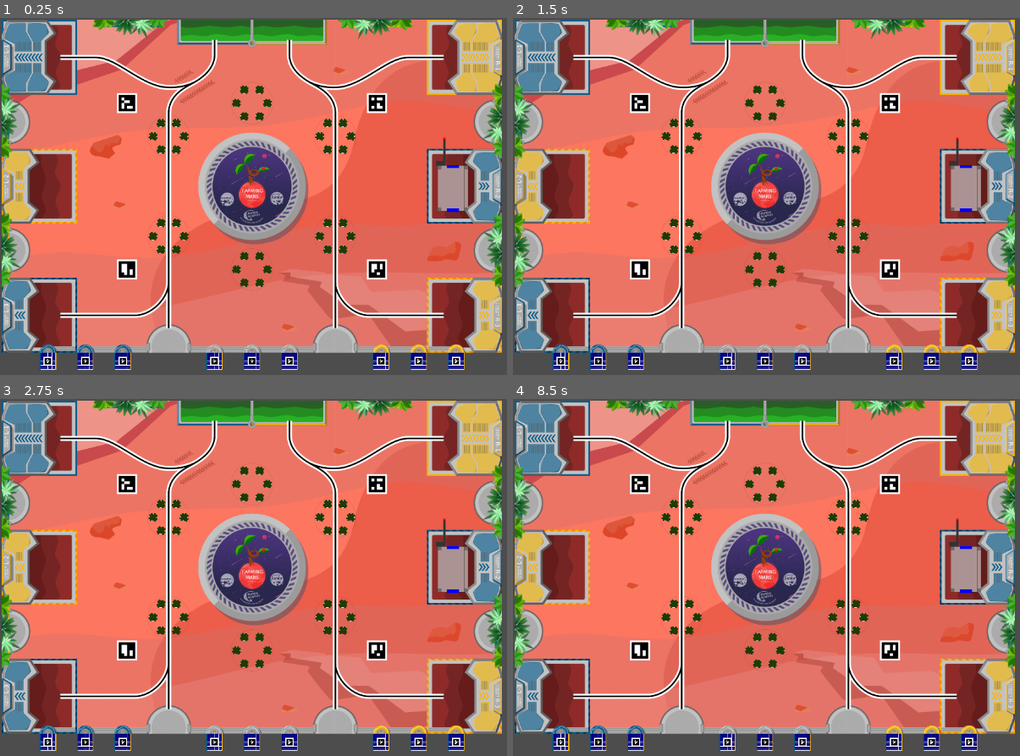
Above: before the commit, frames 1-4 (two rows, left to right).
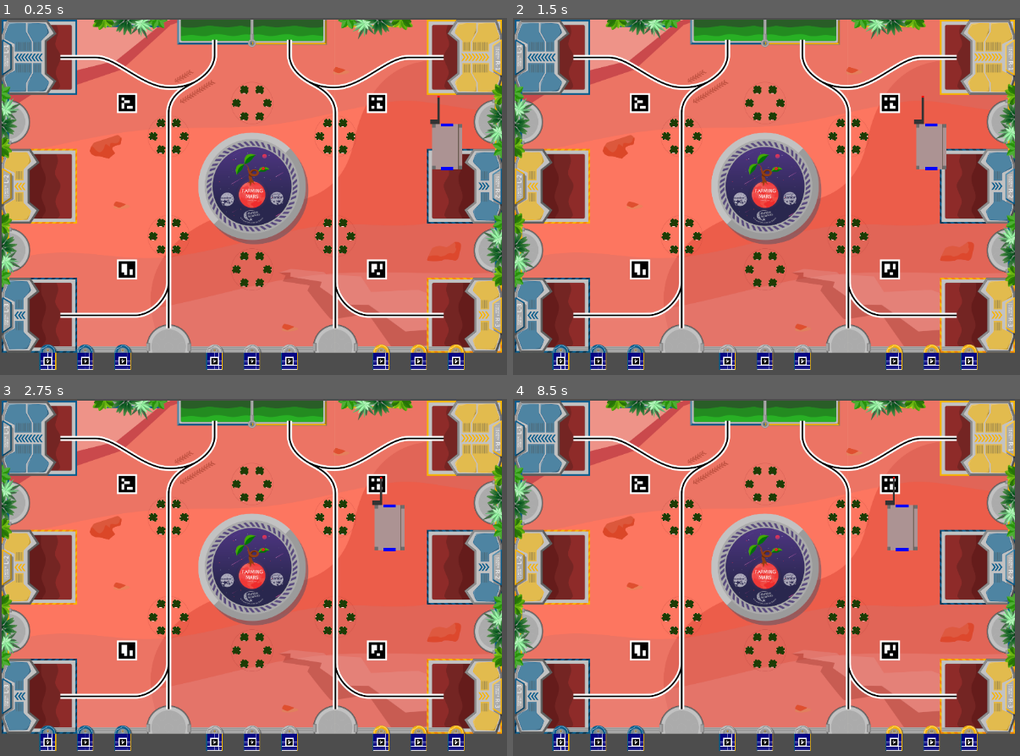
Above: after the commit, the same moments.

Repository: eirbot/eirbot-2024-1A
Game: Godot game, scene res://table.tscn
The game is run twice, just before and just after one commit, with the same random seed, the same clock (stepped at 60 frames per second) and the same inputs.
Inputs:
- Up to frame 1 (0.25 s): no input
- Up to frame 2 (1.5 s): no input
- Up to frame 3 (2.75 s): no input
- Up to frame 4 (8.5 s): tap Enter at 4.25, 5.75, 7.25 s; tap Space at 5, 6.5, 8 s

The runs differ from the first frame. In frame 1, 1.5% of the frame differs, in the area x 84-93%, y 21-55%; in frame 2, 1.7%, in the area x 78-93%, y 21-55%; in frame 3, 1.7%; in frame 4, 1.7%.

Commit message:
🚧 🚒 non functional simulator

Diff:
--- a/simulator/Constants.gd
+++ b/simulator/Constants.gd
@@ -22,4 +22,4 @@
 	];
 
 @export var ROBOT_SHAPE = Vector2(306, 192.5); # robot 2D body without the arm
-@export var INITIAL_POSITION_BLUE_TEAM = Vector2i(3000-300, 1000);
+@export var INITIAL_POSITION_BLUE_TEAM = Vector2i(3000-300, 750);
--- /dev/null
+++ b/simulator/plant/RigidBody2D.gd
@@ -0,0 +1,12 @@
+extends RigidBody2D
+
+const null_vec = Vector2i(0, 0);
+
+# Called when the node enters the scene tree for the first time.
+func _ready():
+	pass # Replace with function body.
+
+
+# Called every frame. 'delta' is the elapsed time since the previous frame.
+func _process(delta):
+	move_and_collide(null_vec);
--- a/simulator/plant/plant.tscn
+++ b/simulator/plant/plant.tscn
@@ -1,6 +1,7 @@
-[gd_scene load_steps=3 format=3 uid="uid://bfvakr3jug1mi"]
+[gd_scene load_steps=4 format=3 uid="uid://bfvakr3jug1mi"]
 
 [ext_resource type="Texture2D" uid="uid://dakfxyx0gjy28" path="res://plant/plants.png" id="1_vw0i1"]
+[ext_resource type="Script" path="res://plant/RigidBody2D.gd" id="2_ihkhs"]
 
 [sub_resource type="CircleShape2D" id="CircleShape2D_fh0bv"]
 radius = 60.0083
@@ -10,6 +11,7 @@
 vframes = 2
 
 [node name="RigidBody2D" type="RigidBody2D" parent="."]
+script = ExtResource("2_ihkhs")
 
 [node name="CollisionShape2D" type="CollisionShape2D" parent="RigidBody2D"]
 shape = SubResource("CircleShape2D_fh0bv")
--- a/simulator/project.godot
+++ b/simulator/project.godot
@@ -13,7 +13,7 @@
 config/name="Enseirb"
 run/main_scene="res://table.tscn"
 config/features=PackedStringArray("4.2", "GL Compatibility")
-config/icon="res://icon.svg"
+config/icon="res://logo.jpg"
 
 [dotnet]
 
--- a/simulator/robot/robot.gd
+++ b/simulator/robot/robot.gd
@@ -1,7 +1,8 @@
-extends CharacterBody2D
+extends Node2D
 
-@onready var armSprite: Sprite2D = $Arm;
-@onready var armCollider: CollisionShape2D = $ArmCollision;
+@onready var armSprite: Sprite2D = $CharacterBody2D/Arm;
+@onready var armCollider: CollisionShape2D = $CharacterBody2D/ArmCollision;
+@export var speed = Vector2(0,0);
 
 const SPEED = 300.0
 const JUMP_VELOCITY = -400.0
@@ -15,4 +16,4 @@
 	armCollider.disabled = false;
 
 func _physics_process(delta):
-	pass
+	$CharacterBody2D.move_and_collide(speed);
--- a/simulator/table.tscn
+++ b/simulator/table.tscn
@@ -27,4 +27,5 @@
 script = ExtResource("2_ikwb7")
 
 [node name="Robot" parent="." instance=ExtResource("6_2i4cv")]
-position = Vector2(329, 1105)
+position = Vector2(551, 664)
+speed = Vector2(-2, 0)
Binary file added: simulator/logo.jpg
Not shown, added: simulator/logo.jpg.import
Not shown: 1 places in simulator/robot/robot.tscn that only renumber resources
